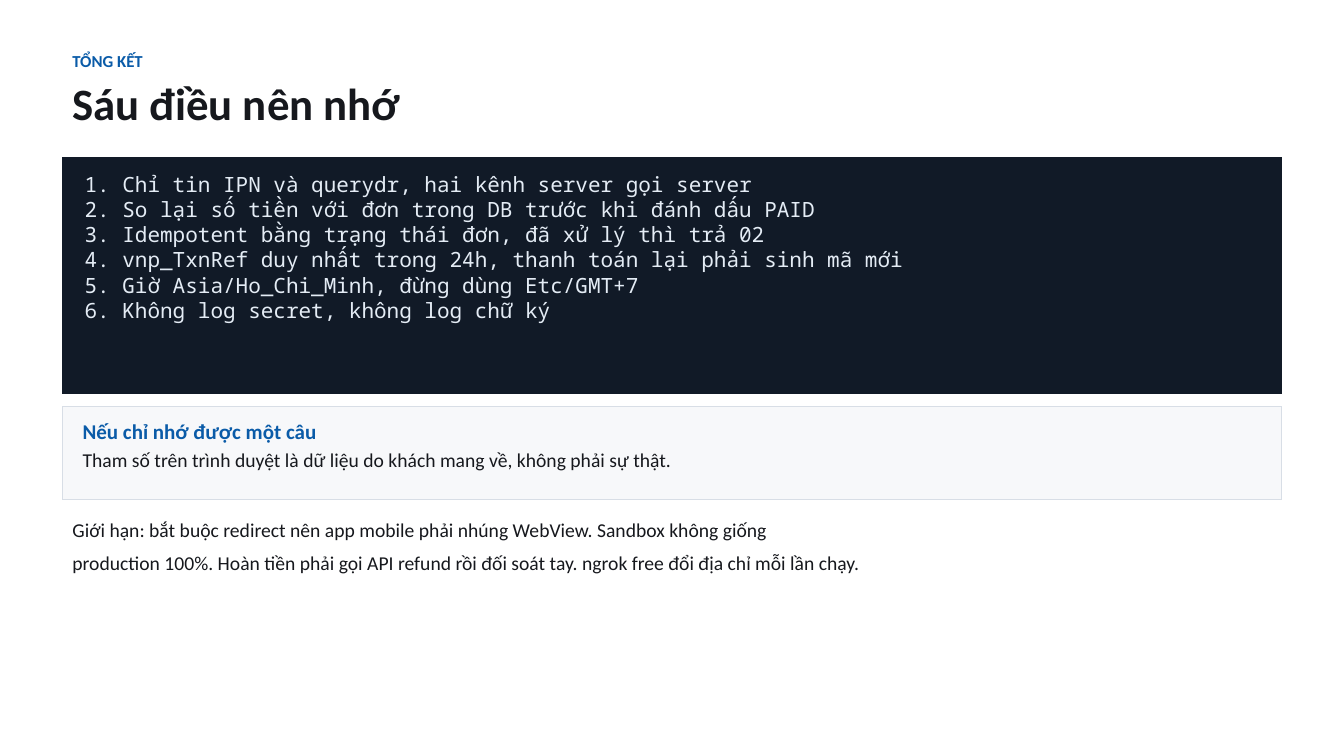
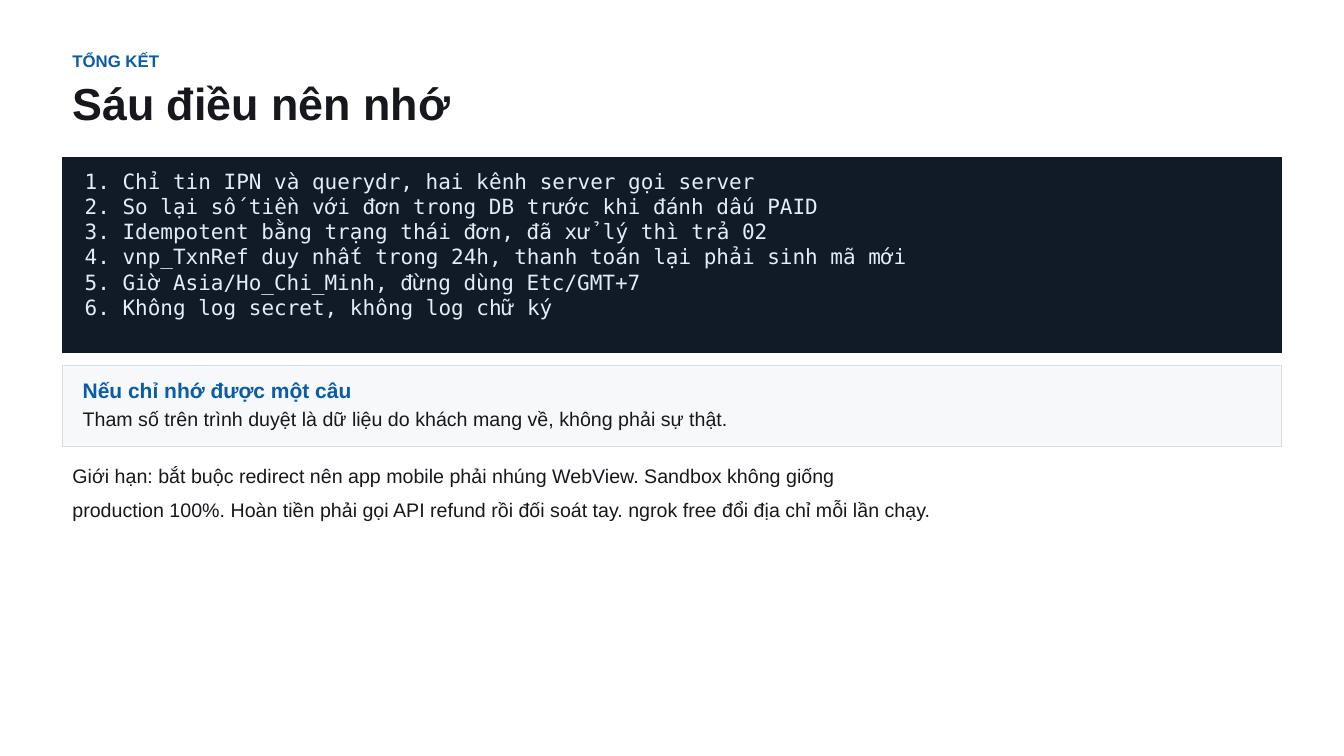
Before and after one commit to conchocon154/vnpay-seminar, a slide deck: slide 17 of VNPAY-seminar.pptx. Drawn at 1344x756 pixels with LibreOffice and Linux fonts; fonts in the diff are those of the drawing. Boxes give left, top, right and bottom in pixels: in the first picture for what was removed or moved away, otherwise in the second. Text is boxed around its words. In the diff, an @@ line names an element or a change of style, - is before the commit and + after.

```diff
--- a/VNPAY-seminar.pptx
+++ b/VNPAY-seminar.pptx
@@ rectangle "1. Chỉ tin IPN và ...": place and size @@
-rectangle "1. Chỉ tin IPN và ..." at bbox=[63, 157, 1281, 394]
+rectangle "1. Chỉ tin IPN và ..." at bbox=[63, 157, 1281, 353]
@@ rectangle "1. Chỉ tin IPN và ..." at bbox=[63, 157, 1281, 353]: font Noto Sans Mono to DejaVu Sans Mono @@
@@ rectangle "Nếu chỉ nhớ được một ...": place and size @@
-rectangle "Nếu chỉ nhớ được một ..." at bbox=[63, 406, 1281, 499]
+rectangle "Nếu chỉ nhớ được một ..." at bbox=[63, 365, 1281, 446]
@@ font Calibri to Arial in 3 elements at bbox=[72, 53, 449, 121], bbox=[63, 365, 1281, 446], bbox=[72, 468, 930, 521] @@
@@ text "Giới hạn: bắt buộc redirect ...": place and size @@
-text "Giới hạn: bắt buộc redirect ..." at bbox=[72, 521, 859, 574]
+text "Giới hạn: bắt buộc redirect ..." at bbox=[72, 468, 930, 521]
```
Also in this commit, not shown: 18 other slides changed, 1 other file.
